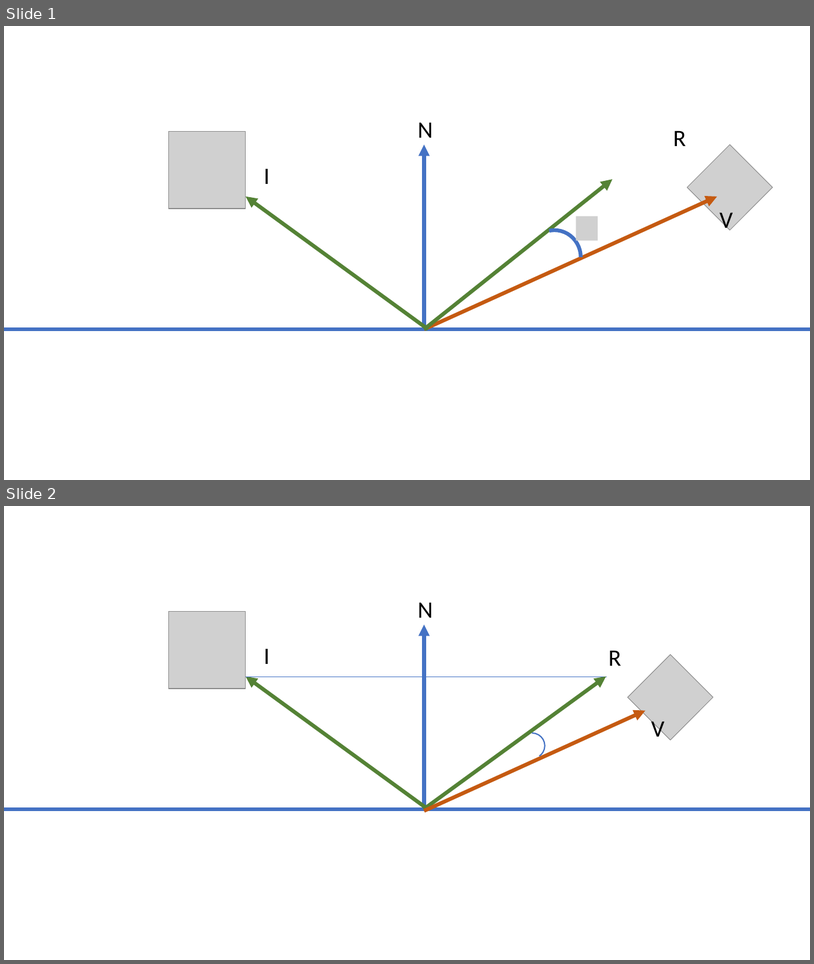
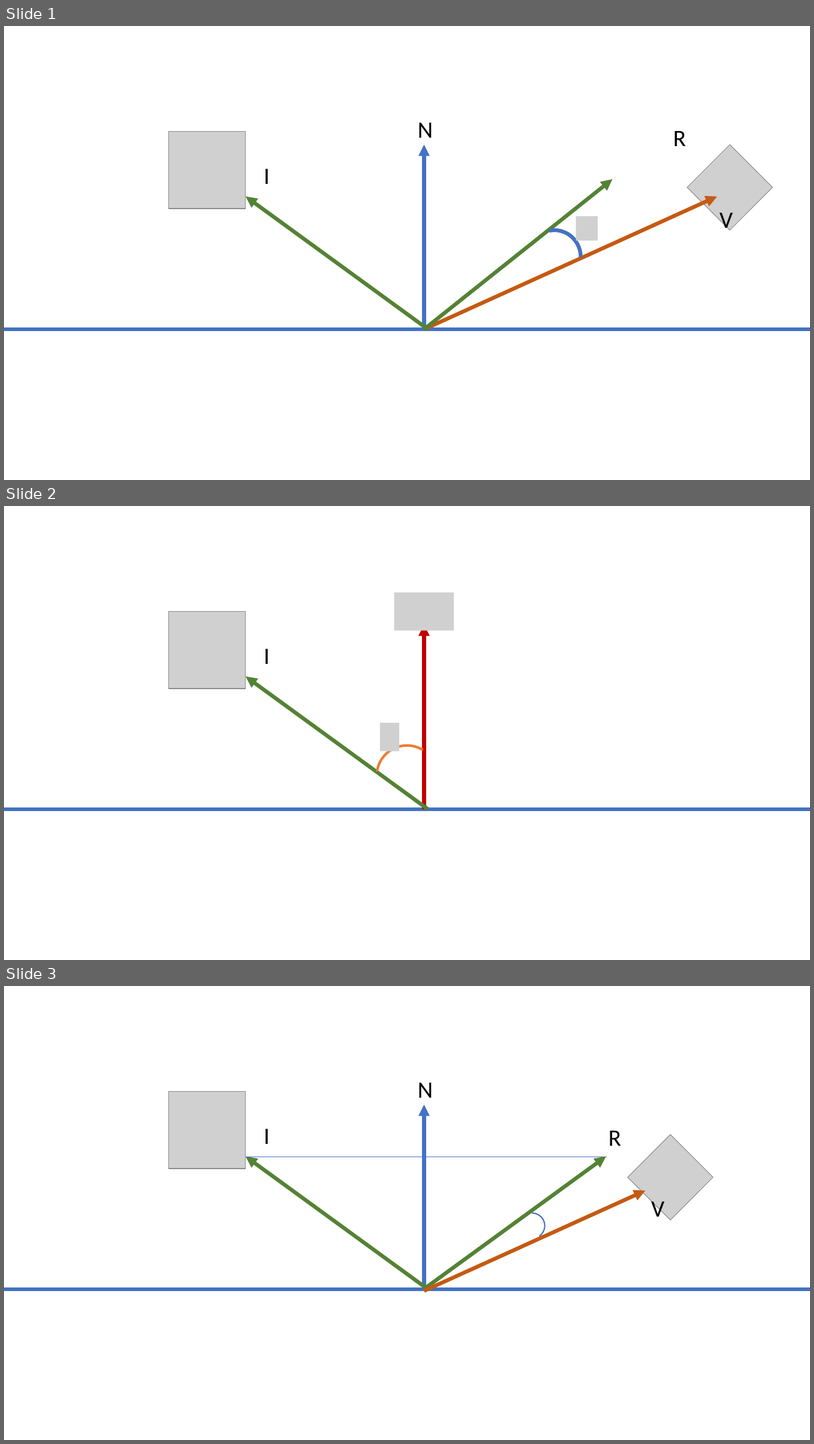
Before and after one commit to NamiNaziri/Bachelor-s-Project, a slide deck: Specular Lighting.pptx. Shown one above the other, each under a label of ours: slides 1 and 2 before the commit, slides 1, 2 and 3 after it. The pictures are 814x964 and 814x1444 pixels, drawn with LibreOffice and Linux fonts; fonts in the diff are those of the drawing; grey boxes stand for pictures; background and template pictures are left out. Boxes give left, top, right and bottom in pixels: in the first picture for what was removed or moved away, otherwise in the second. Text is boxed around its words. In the diff, an @@ line names an element or a change of style, - is before the commit and + after.

```diff
--- a/Specular Lighting.pptx
+++ b/Specular Lighting.pptx
@@ slide 2 added at <box>4,506,810,960</box>, background #FFFFFF @@
@@ picture added at <box>394,592,454,631</box> @@
@@ picture added at <box>168,611,245,688</box> @@
@@ arrow added from (425, 809) to (425, 625), #C00000 4.5 pt @@
@@ text added at <box>264,649,270,664</box>, 28 pt, text #000000 @@
+I
@@ arrow added from (428, 809) to (246, 676), #548235 4.5 pt @@
@@ picture added at <box>380,723,399,751</box> @@
@@ arc (boxed as its full ellipse) added at <box>373,741,442,810</box>, outline #ED7D31 3 pt @@
@@ line added from (4, 809) to (810, 809), #4472C4 4.5 pt @@
@@ what was slide 2 is now slide 3 @@
```
Also in this commit, not shown: 29 other files.
